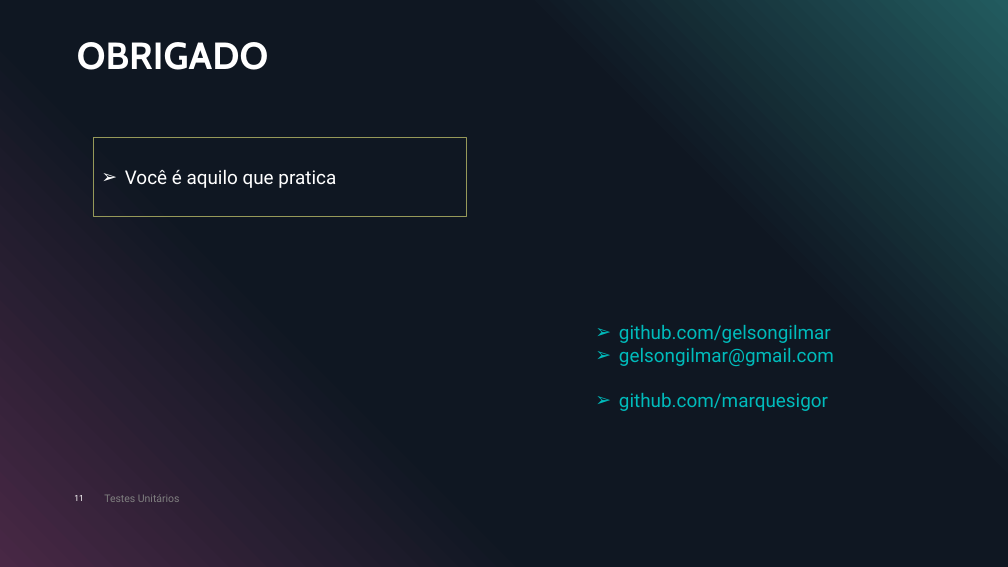
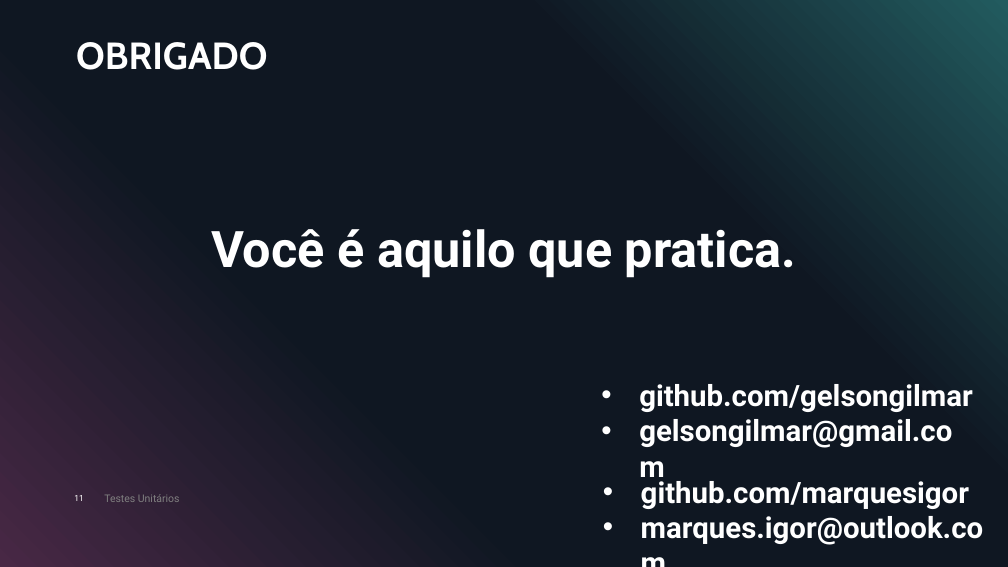
Before and after one commit to gelsongilmar/palestras, a slide deck: slide 11 of Teste Unitário/Porque criar testes unitários.pptx. Drawn at 1008x567 pixels with LibreOffice and Linux fonts; fonts in the diff are those of the drawing. Boxes give left, top, right and bottom in pixels: in the first picture for what was removed or moved away, otherwise in the second. Text is boxed around its words. In the diff, an @@ line names an element or a change of style, - is before the commit and + after.

```diff
--- a/Teste Unitário/Porque criar testes unitários.pptx
+++ b/Teste Unitário/Porque criar testes unitários.pptx
@@ text "Você é aquilo que pratica.": place and size @@
-text "Você é aquilo que pratica." at [94, 138, 467, 216]
+text "Você é aquilo que pratica." at [211, 229, 796, 278]
@@ text "Você é aquilo que pratica." at [211, 229, 796, 278]: outline #969959 0.75 pt to none @@
@@ text at [211, 229, 796, 278]: text changed; size 18 to 48 pt; bold on @@
-➢ Você é aquilo que pratica
+Você é aquilo que pratica.
@@ text "github.com/gelsongilmar": place and size @@
-text "github.com/gelsongilmar" at [619, 325, 834, 411]
+text "github.com/gelsongilmar" at [639, 384, 973, 448]
@@ text "github.com/gelsongilmar" at [639, 384, 973, 448]: size 18 to 28 pt, text colour #00BBBB to #FFFFFF, bold on; bullet ➢ to • @@
@@ text at [619, 393, 828, 411]: paragraph removed @@
-➢ github.com/marquesigor
@@ text added at [641, 475, 983, 545], 28 pt, text #FFFFFF, bold @@
+• github.com/marquesigor
+• marques.igor@outlook.com
```
Also in this commit, not shown: 6 other slides changed.
